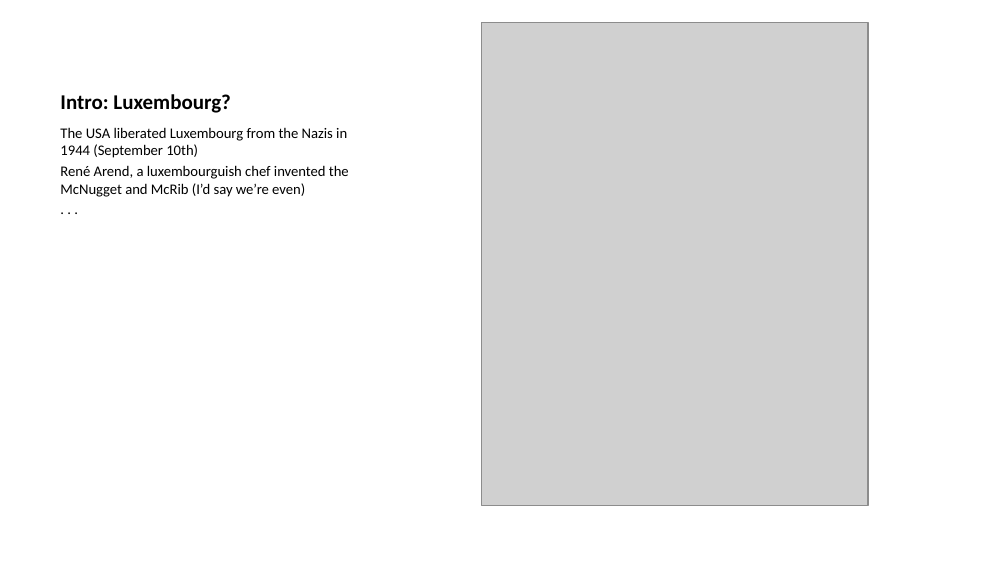
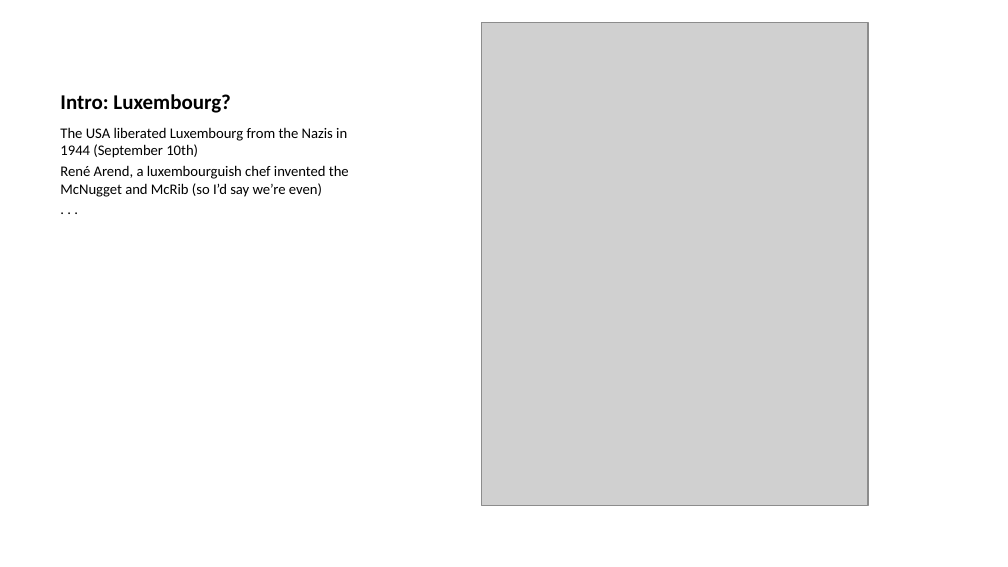
Before and after one commit to b-rodrigues/repro_r_pharma, a slide deck: slide 7 of docs/index.pptx. Drawn at 1008x567 pixels with LibreOffice and Linux fonts; fonts in the diff are those of the drawing; grey boxes stand for pictures. Boxes give left, top, right and bottom in pixels: in the first picture for what was removed or moved away, otherwise in the second. Text is boxed around its words. In the diff, an @@ line names an element or a change of style, - is before the commit and + after.

```diff
--- a/docs/index.pptx
+++ b/docs/index.pptx
@@ text at [60, 165, 349, 197]: text changed @@
-René Arend, a luxembourguish chef invented the McNugget and McRib (I’d say we’re even)
+René Arend, a luxembourguish chef invented the McNugget and McRib (so I’d say we’re even)
```
Also in this commit, not shown: 1 slide added, 12 other files.
